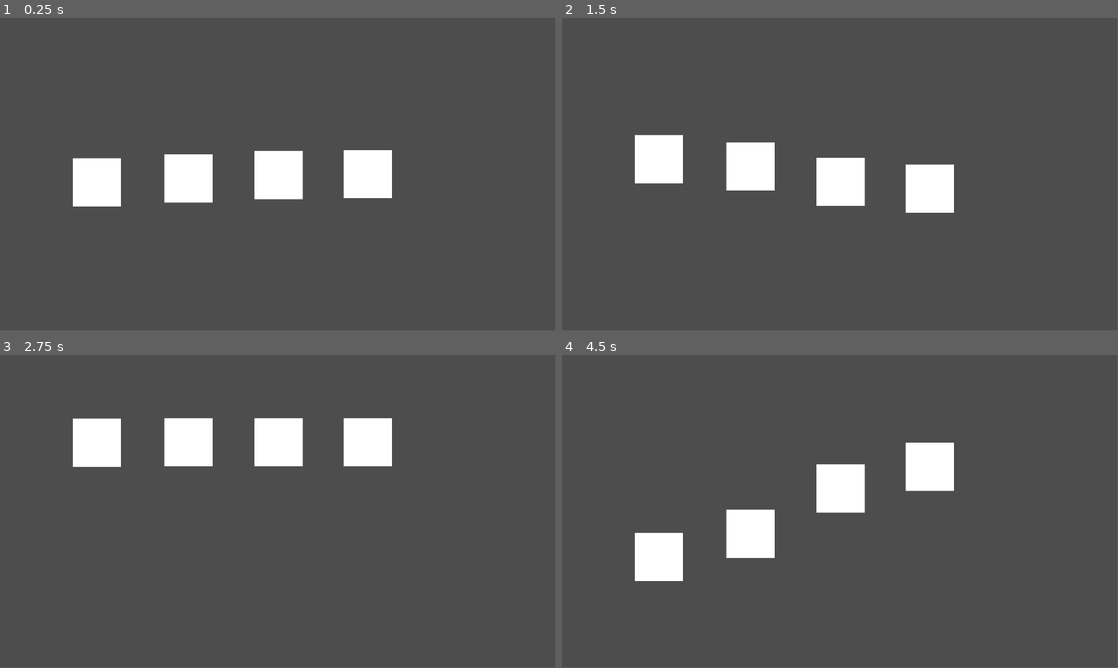
Above: before the commit, frames 1-4 (two rows, left to right).
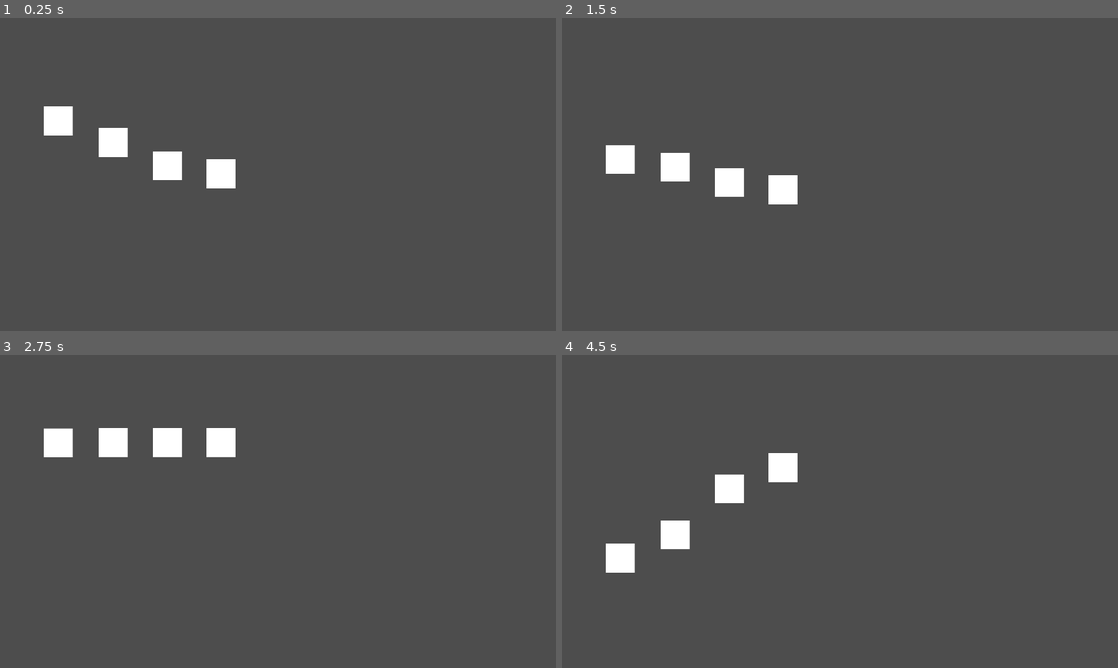
Above: after the commit, the same moments.

Repository: lohchness/santa-claus
Game: Godot game, scene res://characters/santa.tscn
Same seed, same stepped clock (60 frames per second), same inputs: the game is played once before the commit and once after it. Before the commit the project has no main scene; this scene is started directly in both runs.
Inputs (mouse positions are in pixels of both pictures, inside the frame that each line leads up to):
- Up to frame 1 (0.25 s): no input
- Up to frame 2 (1.5 s): move the mouse to (962, 158) at 0.52 s; move the mouse to (728, 190) at 1.27 s
- Up to frame 3 (2.75 s): move the mouse to (333, 442) at 2.02 s
- Up to frame 4 (4.5 s): move the mouse to (812, 574) at 2.77 s; move the mouse to (1006, 558) at 3.52 s; move the mouse to (673, 464) at 4.27 s
In our replay, the window is 799x449 before the commit and 800x450 after it. These sizes can differ from the game's own. Grey fills any space a smaller window leaves; there, only what the larger window draws over its background counts as a difference.

The runs differ from the first frame. In frame 1, 6.6% of the frame differs, in the area x 7-71%, y 28-61%; in frame 2, 6.0%; in frame 3, 5.8%; in frame 4, 7.0%, in the area x 7-71%, y 28-73%.

Commit message:
feat: viewport settings

Diff:
--- a/project.godot
+++ b/project.godot
@@ -11,5 +11,12 @@
 [application]
 
 config/name="santa claus"
+run/main_scene="uid://dmmylxhcg2pbi"
 config/features=PackedStringArray("4.4", "Forward Plus")
 config/icon="res://icon.svg"
+
+[display]
+
+window/size/viewport_width=1920
+window/size/viewport_height=1080
+window/stretch/mode="viewport"
